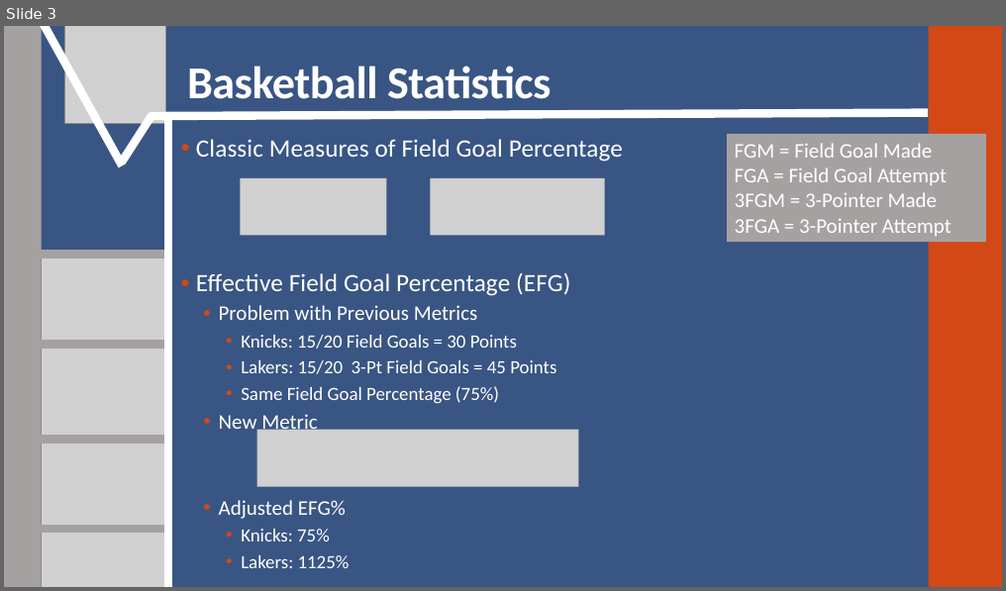
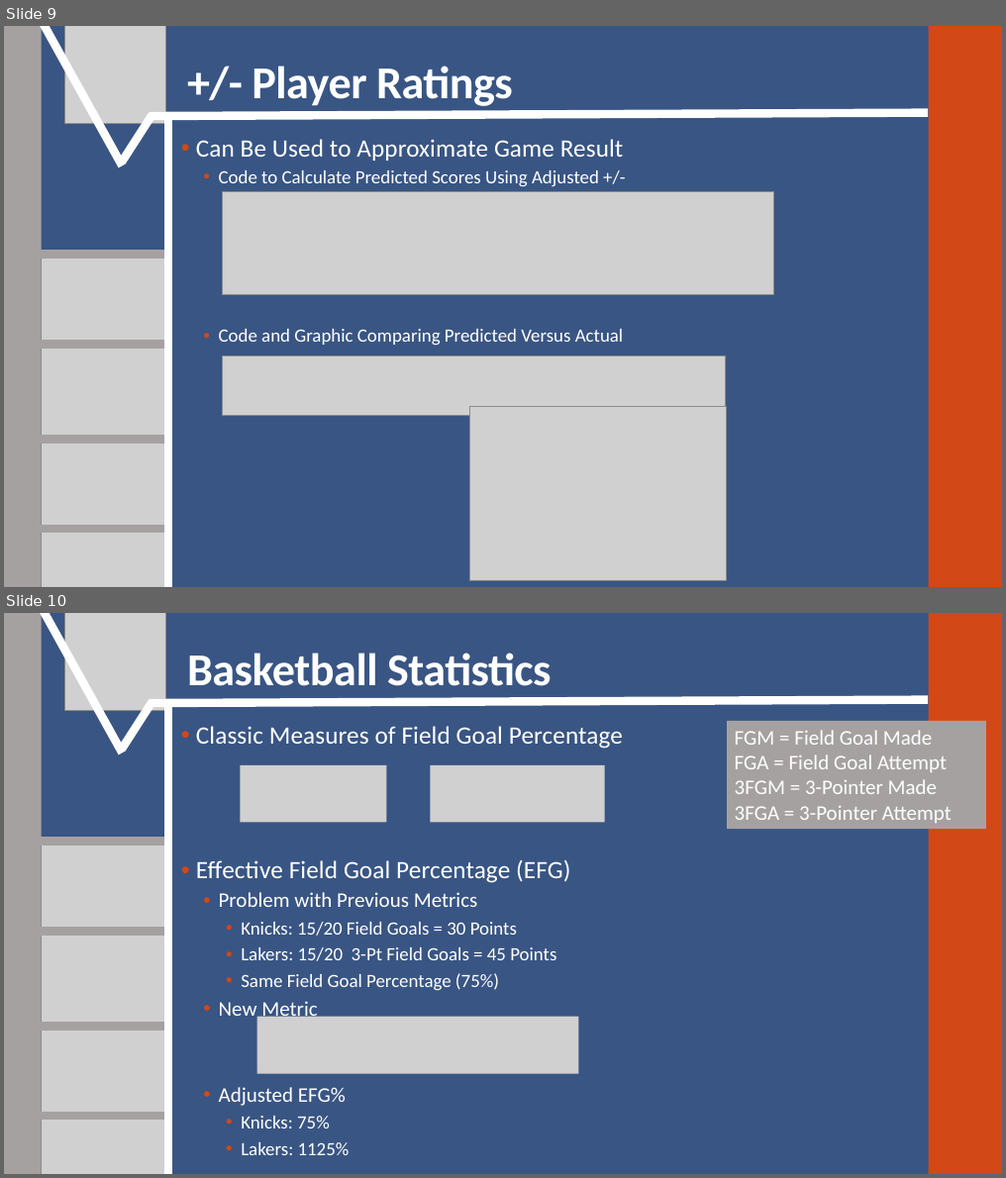
Before and after one commit to SuperMarioGiacomazzo/STOR390_WEBSITE, a slide deck: Slides/Basketball 2/Basketball_2_Lecture.pptx. Shown one above the other, each under a label of ours: slide 3 before the commit, slides 9 and 10 after it. The pictures are 1006x591 and 1006x1178 pixels, drawn with LibreOffice and Linux fonts; fonts in the diff are those of the drawing; grey boxes stand for pictures. Boxes give left, top, right and bottom in pixels: in the first picture for what was removed or moved away, otherwise in the second. Text is boxed around its words. In the diff, an @@ line names an element or a change of style, - is before the commit and + after.

```diff
--- a/Slides/Basketball 2/Basketball_2_Lecture.pptx
+++ b/Slides/Basketball 2/Basketball_2_Lecture.pptx
@@ slide 9 added at (4,26,1002,587), background #395583; not listed: 2 template elements that a slide beside it also shows @@
@@ line added from (40, 26) to (122, 166), #FFFFFF 8 pt @@
@@ picture added at (64,26,165,123) @@
@@ title added at (252,66,513,106), 44 pt, text #FFFFFF, bold @@
++/- Player Ratings
@@ line added from (150, 116) to (928, 113), #FFFFFF 8 pt @@
@@ line added from (122, 162) to (152, 115), #FFFFFF 8 pt @@
@@ line added from (168, 587) to (168, 115), #FFFFFF 8 pt @@
@@ text added at (196,139,624,345), 18 pt, text #FFFFFF @@
+• Can Be Used to Approximate Game Result
+  • Code to Calculate Predicted Scores Using Adjusted +/-
+  • Code and Graphic Comparing Predicted Versus Actual
@@ picture added at (223,192,774,294) @@
@@ line added from (35, 255) to (165, 255), #A6A1A1 8 pt @@
@@ picture added at (41,257,171,348) @@
@@ line added from (34, 344) to (164, 344), #A6A1A1 8 pt @@
@@ picture added at (42,348,172,439) @@
@@ picture added at (223,356,726,416) @@
@@ picture added at (470,406,727,580) @@
@@ line added from (35, 439) to (165, 439), #A6A6A6 8 pt @@
@@ line added from (35, 439) to (165, 439), #A6A1A1 8 pt @@
@@ picture added at (41,442,171,533) @@
@@ line added from (34, 529) to (164, 529), #A6A1A1 8 pt @@
@@ picture added at (42,533,172,587) @@
@@ what was slide 3 is now slide 10 @@
```
Also in this commit, not shown: 7 other slides added, 1 slide removed, 11 other files.
